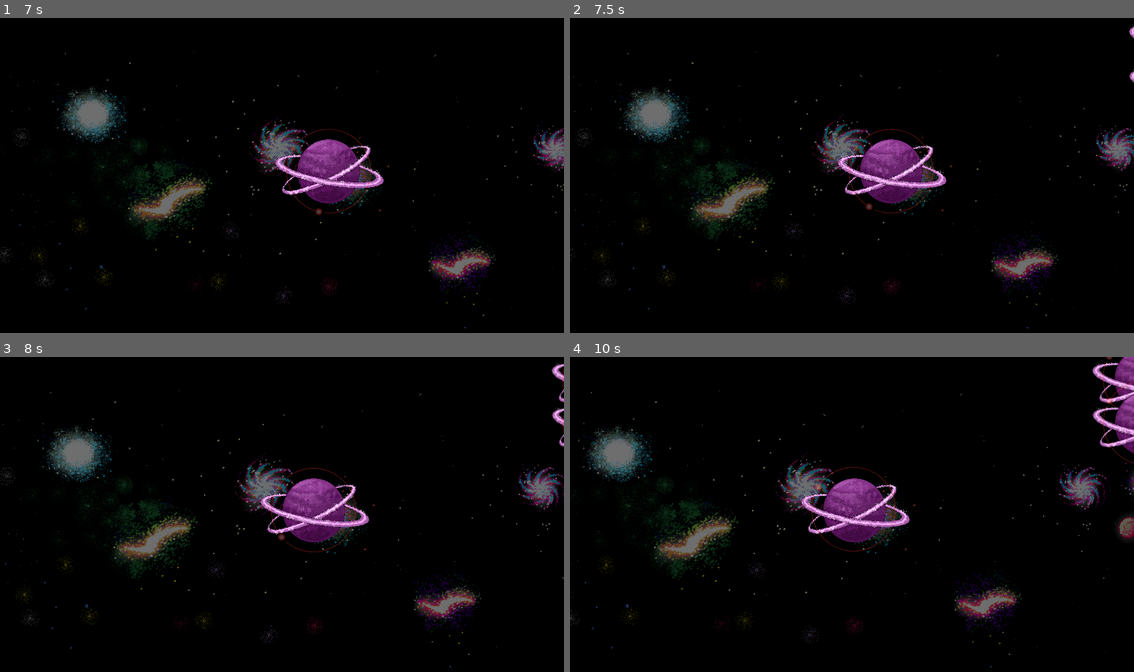
Above: before the commit, frames 1-4 (two rows, left to right).
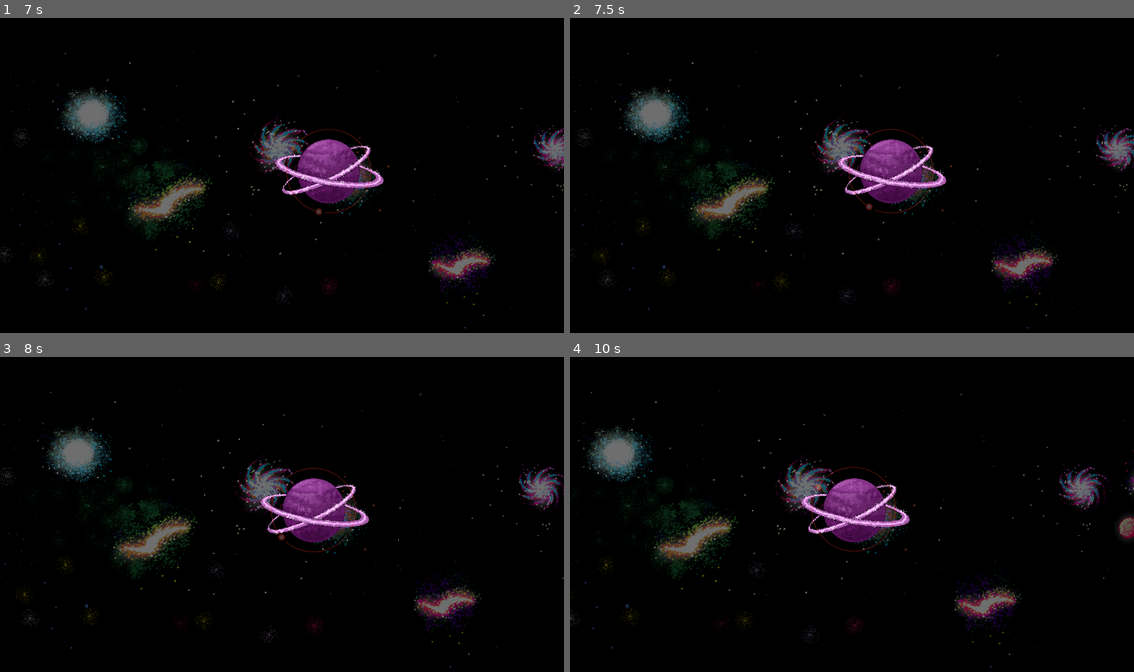
Above: after the commit, the same moments.

Repository: ricargoes/super-platypus-drifter
Game: Godot game, scene res://Main.tscn
Two runs of this game, one before a commit and one after it. Both use one fixed random seed, a clock stepped at 60 frames per second and the inputs below.
Inputs (mouse positions are in pixels of both pictures, inside the frame that each line leads up to):
- Up to frame 1 (7 s): click "Endless mode" at 0.5 s; tap Enter (ui_accept) at 1.25, 1.52, 2.27, 3.77, 4.52, 5.27, 6.77 s; move the mouse to (406, 159) at 1.27 s; hold Right (ship_turn_right) 1.28-2.03 s; hold Space (ship_boost) 1.28-2.03 s; move the mouse to (169, 191) at 2.02 s; hold Left (ship_turn_left) 2.03-2.78 s; tap Space (ship_boost) every 1.5 s from 2.1 to 6.6 s; move the mouse to (338, 106) at 2.77 s; hold Space (ship_boost) 2.78-3.53 s; hold Right (ship_turn_right) 2.78-4.28 s; move the mouse to (253, 238) at 3.52 s; move the mouse to (451, 222) at 4.27 s; hold Space (ship_boost) 4.28-5.03 s; hold Left (ship_turn_left) 4.28-6.53 s; move the mouse to (112, 128) at 5.02 s; move the mouse to (310, 175) at 5.77 s; hold Space (ship_boost) 5.78-6.53 s; move the mouse to (197, 96) at 6.52 s; hold Right (ship_turn_right) from 6.53 s (still down)
- Up to frame 2 (7.5 s): keep holding Right (ship_turn_right); move the mouse to (976, 159) at 7.27 s; hold Space (ship_boost) from 7.28 s (still down)
- Up to frame 3 (8 s): keep holding Right (ship_turn_right); keep holding Space (ship_boost); tap Enter (ui_accept) at 7.52 s
- Up to frame 4 (10 s): move the mouse to (739, 530) at 8.02 s; release Space (ship_boost) at 8.03 s; tap Space (ship_boost) at 8.1, 9.6 s; tap Enter (ui_accept) at 8.27, 9.77 s; move the mouse to (908, 445) at 8.77 s; release Right (ship_turn_right) at 8.78 s; hold Space (ship_boost) 8.78-9.53 s; hold Left (ship_turn_left) from 8.78 s (still down); move the mouse to (823, 577) at 9.52 s

Frame 1 is identical in both runs. In frame 2, less than 0.1% of the frame differs, in the area x 98-100%, y 2-21%; in frame 3, 0.2%; in frame 4, 1.3%, in the area x 92-100%, y 0-34%.
Error in both runs: Invalid get index 'position' (on base: 'previously freed instance'). (res://levels/Level.gd:29)

Commit message:
Adjust fuel frequency

Diff:
--- a/SPD.gd
+++ b/SPD.gd
@@ -44,7 +44,7 @@
 # Space entities info data for planets
 var PLANET_ENTITIES_INFO = {
 	SPACE_ENTITIES.FUELCAN: SpaceEntityInfo.new(
-		preload("res://powerups/FuelCan.tscn"), 0.9),
+		preload("res://powerups/FuelCan.tscn"), 0.75),
 	SPACE_ENTITIES.DARKENERGY: SpaceEntityInfo.new(
-		preload("res://powerups/DarkEnergy.tscn"), 0.99),
+		preload("res://powerups/DarkEnergy.tscn"), 0.95),
 }
